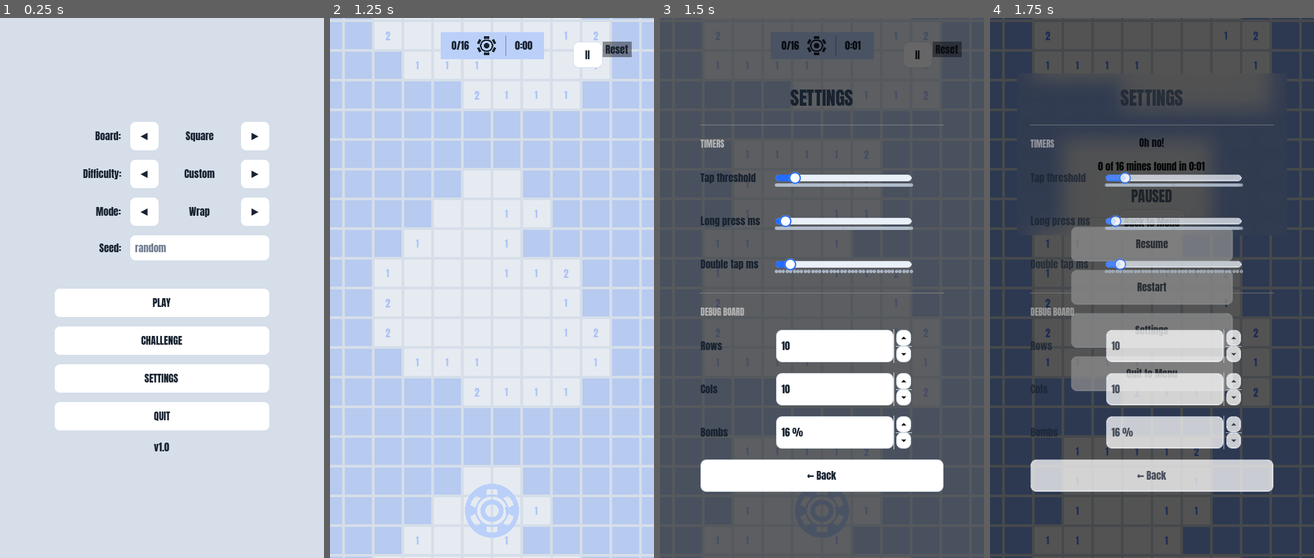
Above: before the commit, frames 1-4 (left to right).
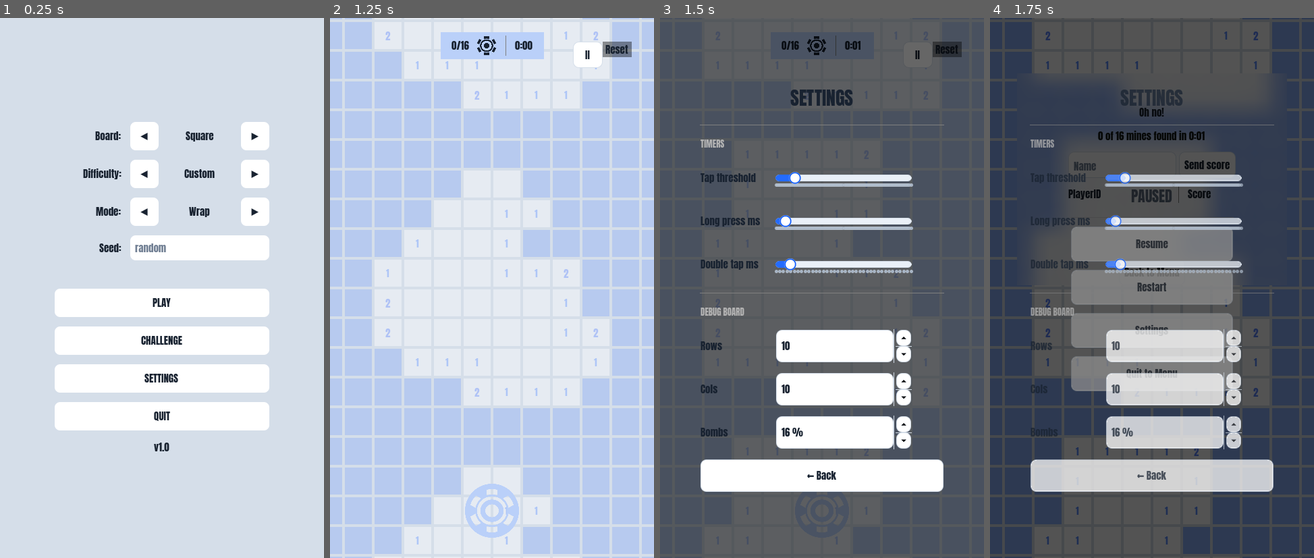
Above: after the commit, the same moments.

Repository: Kape99/mine-sweeper
Game: Godot game, scene res://Scenes/Tests/test_ui_layout.tscn
The game is run twice, just before and just after one commit, with the same random seed, the same clock (stepped at 60 frames per second) and the same inputs. This scene is started directly instead of the project's main scene.
Inputs (mouse positions are in pixels of both pictures, inside the frame that each line leads up to):
- Up to frame 1 (0.25 s): no input
- Up to frame 2 (1.25 s): click (492, 509) at 0.5 s
- Up to frame 3 (1.5 s): click "II" at 1.25 s
- Up to frame 4 (1.75 s): no input

Frames 1-3 are identical in both runs. In frame 4, 1.4% of the frame differs, in the area x 17-76%, y 16-48%.

Commit message:
show leaderboard

Diff:
--- /dev/null
+++ b/Scenes/Menu/entry.tscn
@@ -0,0 +1,23 @@
+[gd_scene format=3 uid="uid://bmu7iywpivm2r"]
+
+[ext_resource type="Script" uid="uid://lxdpwq8ssk53" path="res://Scripts/GUI/entry.gd" id="1_xsdkm"]
+
+[node name="Entry" type="HBoxContainer" unique_id=155319972]
+script = ExtResource("1_xsdkm")
+
+[node name="PlayerID" type="Label" parent="." unique_id=661831374]
+layout_mode = 2
+size_flags_vertical = 1
+text = "PlayerID"
+
+[node name="VSeparator" type="VSeparator" parent="." unique_id=1637918552]
+layout_mode = 2
+size_flags_horizontal = 10
+
+[node name="Score" type="Label" parent="." unique_id=311885781]
+layout_mode = 2
+size_flags_horizontal = 8
+text = "Score"
+
+[node name="MarginContainer" type="MarginContainer" parent="." unique_id=1845041279]
+layout_mode = 2
--- a/Scenes/final_screen.tscn
+++ b/Scenes/Menu/final_screen.tscn
@@ -1,7 +1,8 @@
 [gd_scene format=3 uid="uid://1p2fnfw5xeax"]
 
 [ext_resource type="Shader" uid="uid://cjaqkscqnotlx" path="res://Asset/blur.gdshader" id="1_8xhws"]
-[ext_resource type="Script" uid="uid://cng2ttsbob2nc" path="res://Scenes/final_screen.gd" id="1_vi8pr"]
+[ext_resource type="Script" uid="uid://cng2ttsbob2nc" path="res://Scripts/GUI/final_screen.gd" id="1_vi8pr"]
+[ext_resource type="PackedScene" uid="uid://bmu7iywpivm2r" path="res://Scenes/Menu/entry.tscn" id="3_wshgw"]
 
 [sub_resource type="ShaderMaterial" id="ShaderMaterial_e68ls"]
 shader = ExtResource("1_8xhws")
@@ -20,6 +21,7 @@
 size_flags_vertical = 3
 mouse_filter = 2
 script = ExtResource("1_vi8pr")
+_entry = ExtResource("3_wshgw")
 
 [node name="BlurPanel" type="ColorRect" parent="." unique_id=200379401]
 material = SubResource("ShaderMaterial_e68ls")
@@ -30,7 +32,7 @@
 offset_left = -200.0
 offset_top = 72.0
 offset_right = 200.0
-offset_bottom = 312.0
+offset_bottom = 386.0
 grow_horizontal = 2
 grow_vertical = 2
 color = Color(0.263128, 0.415405, 0.358476, 0.85)
@@ -76,6 +78,17 @@
 layout_mode = 2
 text = "Send score"
 
+[node name="ScrollContainer" type="ScrollContainer" parent="BlurPanel/CenterContainer/VBoxContainer" unique_id=1221674776]
+custom_minimum_size = Vector2(0, 100)
+layout_mode = 2
+
+[node name="Leaderboard" type="VBoxContainer" parent="BlurPanel/CenterContainer/VBoxContainer/ScrollContainer" unique_id=54575418]
+layout_mode = 2
+size_flags_horizontal = 3
+
+[node name="Entry" parent="BlurPanel/CenterContainer/VBoxContainer/ScrollContainer/Leaderboard" unique_id=155319972 instance=ExtResource("3_wshgw")]
+layout_mode = 2
+
 [node name="BackToMenu" type="Button" parent="BlurPanel" unique_id=1004342417]
 unique_name_in_owner = true
 layout_mode = 1
@@ -93,4 +106,3 @@
 theme_override_colors/font_pressed_color = Color(0.08, 0.1, 0.09, 1)
 theme_override_colors/font_hover_color = Color(0.08, 0.1, 0.09, 1)
 text = "Back to Menu"
-metadata/_edit_use_anchors_ = true
--- a/Scenes/base.tscn
+++ b/Scenes/base.tscn
@@ -2,9 +2,9 @@
 
 [ext_resource type="Script" uid="uid://db8af8c4fg0hu" path="res://Scripts/base.gd" id="1_smbv4"]
 [ext_resource type="Script" uid="uid://b2ugdxodenifl" path="res://Scripts/GUI/camera_controller.gd" id="2_buixl"]
-[ext_resource type="Script" uid="uid://o0l5mdlumj4c" path="res://Scenes/Screen.gd" id="3_wqvgk"]
-[ext_resource type="PackedScene" uid="uid://1p2fnfw5xeax" path="res://Scenes/final_screen.tscn" id="7_48and"]
-[ext_resource type="PackedScene" uid="uid://2ff3i6tuwxtr" path="res://Scenes/board_gui.tscn" id="9_rp1dr"]
+[ext_resource type="Script" uid="uid://o0l5mdlumj4c" path="res://Scripts/Screen.gd" id="3_wqvgk"]
+[ext_resource type="PackedScene" uid="uid://1p2fnfw5xeax" path="res://Scenes/Menu/final_screen.tscn" id="7_48and"]
+[ext_resource type="PackedScene" uid="uid://2ff3i6tuwxtr" path="res://Scenes/Menu/board_gui.tscn" id="9_rp1dr"]
 [ext_resource type="Script" uid="uid://bmbpmlmqovo0v" path="res://Scripts/GUI/screen_manager.gd" id="16_screen_mgr"]
 [ext_resource type="PackedScene" uid="uid://cktrketomxyd5" path="res://Scenes/Menu/MainMenu.tscn" id="17_main_menu"]
 
--- a/Scenes/final_screen.gd
+++ b/Scenes/final_screen.gd
@@ -5,6 +5,8 @@
 @onready var _leaderboard_box: BoxContainer = $BlurPanel/CenterContainer/VBoxContainer/LeaderBoard
 @onready var _player_edit: TextEdit = $BlurPanel/CenterContainer/VBoxContainer/LeaderBoard/Username
 @onready var _score_button: Button = $BlurPanel/CenterContainer/VBoxContainer/LeaderBoard/ScoreButton
+
+@export var _entry: PackedScene
 
 ## Emitted when the player presses the reset button.
 signal reset
@@ -30,6 +32,13 @@
 func _reset() -> void:
 	reset.emit()
 
-func _show_leaderboard() -> void:
+func _submit_score() -> void:
 	var res := await Talo.players.identify(TALO_SERVICE, _player_edit.text)
 	var res2 := await Talo.leaderboards.add_entry(TALO_LEADERBOARD, time)
+
+
+func _show_leaderboard() -> void:
+	var leaderboard = await Talo.leaderboards.get_entries(TALO_LEADERBOARD)
+	for result in leaderboard.entries:
+		var entry: Entry = _entry.instantiate()
+		entry.set_entry("suca", result)
--- /dev/null
+++ b/Scripts/GUI/entry.gd
@@ -0,0 +1,12 @@
+class_name Entry
+extends HBoxContainer
+
+@onready var _player_label : Label = $PlayerID
+@onready var _score_label : Label = $Score
+
+func set_entry(player_id: String, score: String) -> void:
+	_player_label.text = player_id
+	var time : int = score.to_int()
+	var minutes : int = time / 60
+	var seconds : int = time % 60
+	_score_label.text = "%d:%d" % [minutes, seconds]
--- /dev/null
+++ b/Scripts/GUI/final_screen.gd
@@ -0,0 +1,51 @@
+extends Control
+
+@onready var _final_title: Label = $BlurPanel/CenterContainer/VBoxContainer/MainTitle
+@onready var _final_recap: Label = $BlurPanel/CenterContainer/VBoxContainer/RecapLabel
+@onready var _leaderboard_box: BoxContainer = $BlurPanel/CenterContainer/VBoxContainer/LeaderBoard
+@onready var _player_edit: TextEdit = $BlurPanel/CenterContainer/VBoxContainer/LeaderBoard/Username
+@onready var _score_button: Button = $BlurPanel/CenterContainer/VBoxContainer/LeaderBoard/ScoreButton
+@onready var _leaderboard: VBoxContainer = $BlurPanel/CenterContainer/VBoxContainer/ScrollContainer/Leaderboard
+
+@export var _entry: PackedScene
+
+## Emitted when the player presses the reset button.
+signal reset
+
+const TALO_SERVICE : String = "username"
+const TALO_LEADERBOARD : String = "daily"
+var time = 0;
+
+func _ready() -> void:
+	%BackToMenu.pressed.connect(_reset)
+	_score_button.pressed.connect(_show_leaderboard)
+
+func game_finished(is_win: bool, _time: int, _mines: int, _defused: int) -> void:
+	time = _time
+	_final_title.text = "Good job!" if is_win else "Oh no!"
+	var time_text: String = BoardGUI.format_time(_time)
+	_leaderboard_box.visible = true
+	if is_win:
+		_final_recap.text = "All %d mines found in %s" % [_mines, time_text]
+	else:
+		_final_recap.text = "%d of %d mines found in %s" % [_defused, _mines, time_text]
+
+func _reset() -> void:
+	reset.emit()
+
+func _show_leaderboard() -> void:
+	var res := await Talo.players.identify(TALO_SERVICE, _player_edit.text)
+	var res2 := await Talo.leaderboards.add_entry(TALO_LEADERBOARD, time)
+
+	var leaderboard = await Talo.leaderboards.get_entries(TALO_LEADERBOARD)
+
+	# Clear existing entries
+	for child in _leaderboard.get_children():
+		child.queue_free()
+
+	for result in leaderboard.entries:
+		var entry_instance: Entry = _entry.instantiate()
+		_leaderboard.add_child(entry_instance)
+		var player_id: String = result.player_alias.identifier if result.player_alias else "Unknown"
+		var score: String = str(int(result.score))
+		entry_instance.set_entry(player_id, score)
--- a/Scripts/Tests/test_ui_layout.gd
+++ b/Scripts/Tests/test_ui_layout.gd
@@ -77,7 +77,7 @@
 	_assert_centered_x(panel, screen, "End screen panel")
 	assert_true(panel.get_global_rect().end.y < screen.get_center().y,
 		"End screen panel sits in the upper half, leaving the board visible")
-	var back: Control = base.get_node("%BackToMenu")
+	var back: Control = base.get_node("GUI/Screen/FinalScreen/BlurPanel/BackToMenu")
 	assert_true(absf(back.get_global_rect().get_center().x - panel.get_global_rect().get_center().x) <= CENTER_TOLERANCE
 		and panel.get_global_rect().encloses(back.get_global_rect()),
 		"End screen 'Back to Menu' is centered inside the panel")
Renamed: Scenes/board_gui.tscn -> Scenes/Menu/board_gui.tscn
Not shown, added: Scripts/GUI/entry.gd.uid
Renamed: Scenes/final_screen.gd.uid -> Scripts/GUI/final_screen.gd.uid
Renamed: Scenes/Screen.gd -> Scripts/Screen.gd
Renamed: Scenes/Screen.gd.uid -> Scripts/Screen.gd.uid
